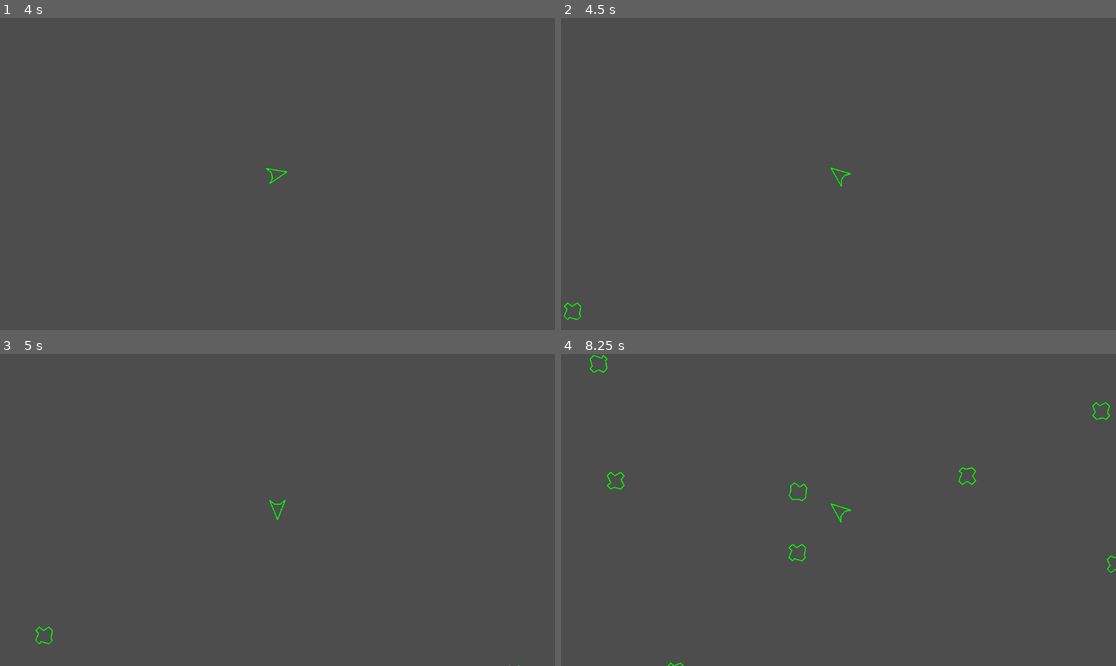
Above: before the commit, frames 1-4 (two rows, left to right).
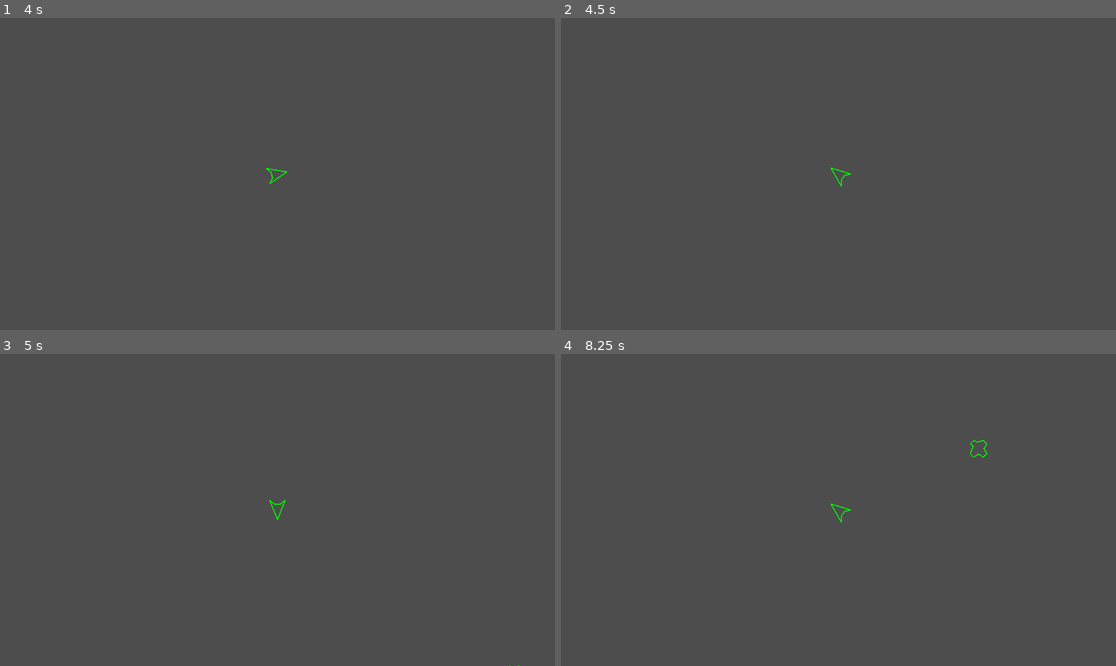
Above: after the commit, the same moments.

Repository: JakeDEsposito/godot-asteroids
Game: Godot game, scene res://scenes/game/game.tscn
Same seed, same stepped clock (60 frames per second), same inputs: the game is played once before the commit and once after it. The project has no main scene, so this scene is started directly. Sound files missing from this copy of the repository are replaced by a short silence.
Inputs:
- Up to frame 1 (4 s): tap Enter at 0.5 s; hold D (right) 0.53-1.28 s; hold A (left) 1.28-2.03 s; hold D (right) 2.03-2.78 s; hold W (forward) 2.78-3.53 s; tap Space at 3.5 s; hold A (left) from 3.53 s (still down)
- Up to frame 2 (4.5 s): keep holding A (left)
- Up to frame 3 (5 s): keep holding A (left)
- Up to frame 4 (8.25 s): release A (left) at 5.78 s; hold D (right) 5.78-6.53 s; hold W (forward) 6.53-7.28 s; hold D (right) 7.28-8.03 s; hold A (left) from 8.03 s (still down)

Frame 1 is identical in both runs. In frame 2, less than 0.1% of the frame differs, in the area x 0-4%, y 91-97%; in frame 3, less than 0.1%; in frame 4, 0.4%, in the area x 5-100%, y 0-100%.

Commit message:
Layer adjustments and group assignment for asteroid

Diff:
--- a/scenes/entities/asteroid/asteroid.tscn
+++ b/scenes/entities/asteroid/asteroid.tscn
@@ -11,11 +11,16 @@
 stream_0/stream = ExtResource("2_2eum2")
 stream_1/stream = ExtResource("3_kd53p")
 
-[node name="Asteroid" type="RigidBody2D"]
+[node name="Asteroid" type="RigidBody2D" groups=["asteroids"]]
+collision_layer = 2
+collision_mask = 3
 gravity_scale = 0.0
+contact_monitor = true
+max_contacts_reported = 12
 script = ExtResource("1_g6osj")
 
 [node name="Collision" type="CollisionShape2D" parent="."]
+unique_name_in_owner = true
 shape = SubResource("CircleShape2D_gdxib")
 
 [node name="ExplosionAudio" type="AudioStreamPlayer" parent="."]
